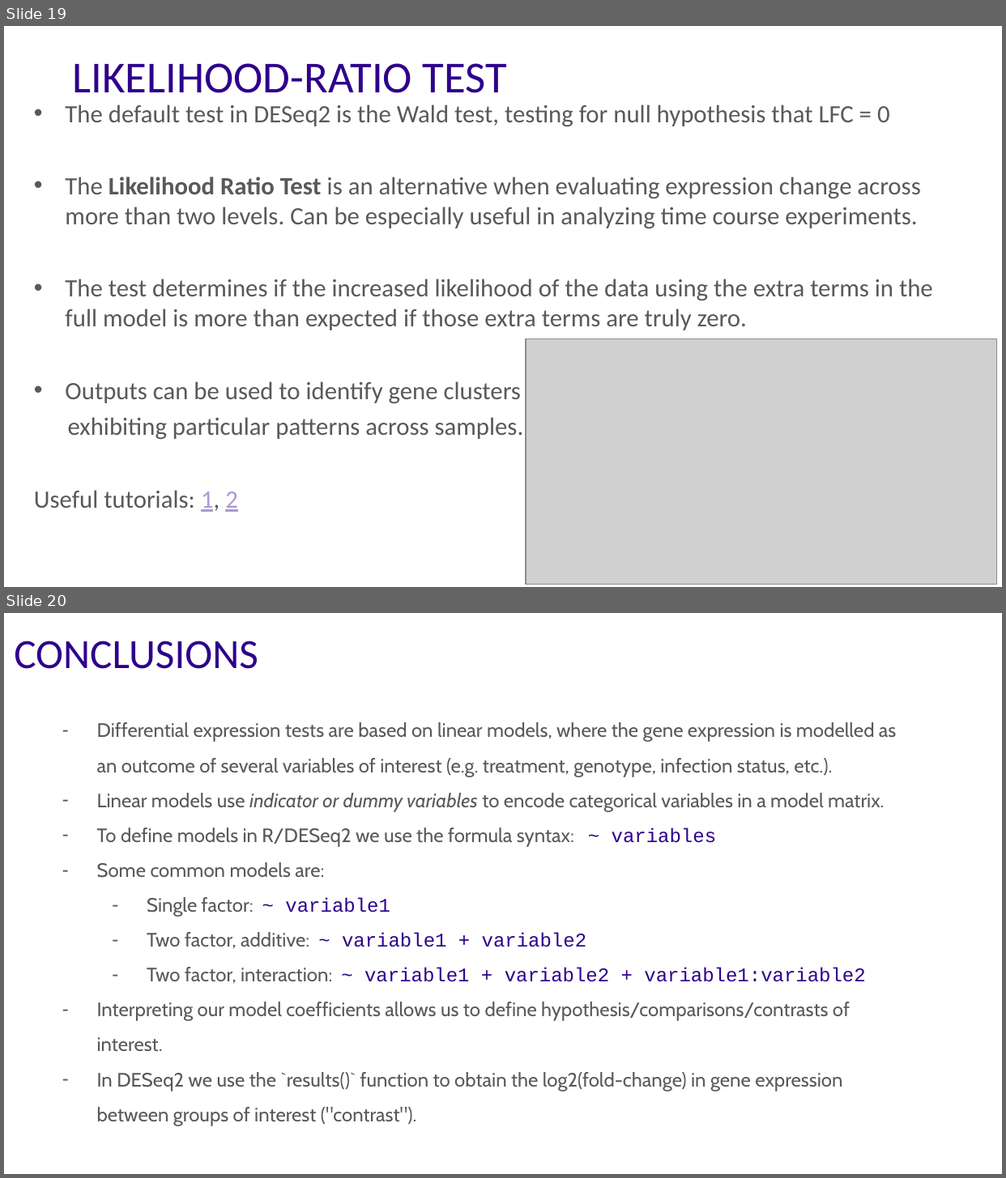
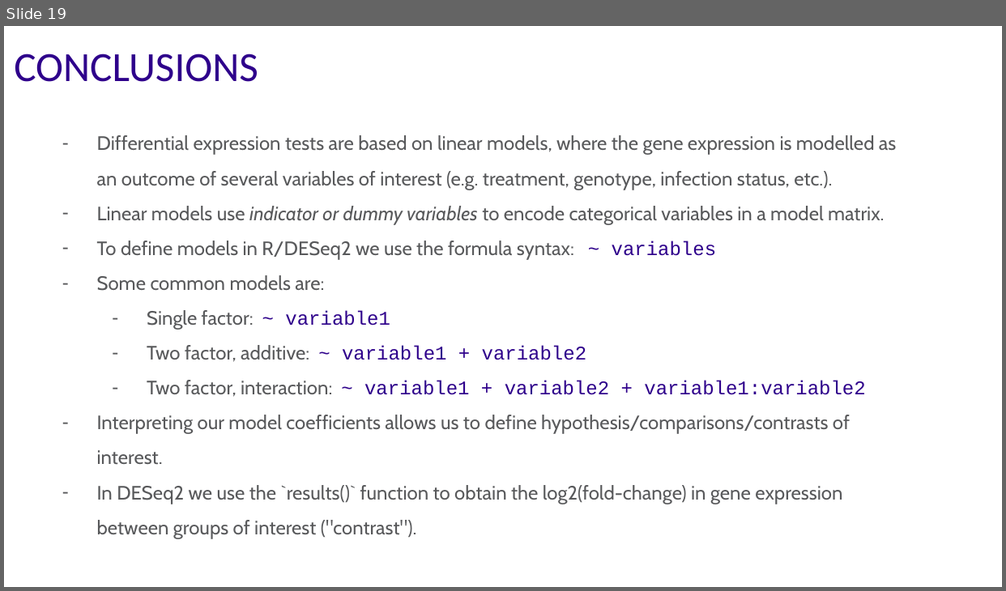
Before and after one commit to bioinformatics-core-shared-training/Bulk_RNAseq_Course_Base, a slide deck: additional_scripts_and_materials/07_Statistics_2.pptx. Shown one above the other, each under a label of ours: slides 19 and 20 before the commit, slide 19 after it. The pictures are 1006x1178 and 1006x591 pixels, drawn with LibreOffice and Linux fonts; fonts in the diff are those of the drawing; grey boxes stand for pictures. Boxes give left, top, right and bottom in pixels: in the first picture for what was removed or moved away, otherwise in the second. Text is boxed around its words. In the diff, an @@ line names an element or a change of style, - is before the commit and + after.

```diff
--- a/additional_scripts_and_materials/07_Statistics_2.pptx
+++ b/additional_scripts_and_materials/07_Statistics_2.pptx
@@ slide 19 removed at [4, 26, 1002, 587], background #FFFFFF @@
@@ title removed at [73, 63, 507, 93] @@
-LIKELIHOOD-RATIO TEST
@@ text removed at [34, 105, 933, 512] @@
-• The default test in DESeq2 is the Wald test, testing for null hypothesis that LFC = 0
-• The Likelihood Ratio Test is an alternative when evaluating expression change across more than two levels. Can be especially useful in analyzing time course experiments.
-• The test determines if the increased likelihood of the data using the extra terms in the full model is more than expected if those extra terms are truly zero.
-• Outputs can be used to identify gene clusters
-exhibiting particular patterns across samples.
-Useful tutorials: 1, 2
@@ picture removed at [526, 339, 997, 585] @@
@@ what was slide 20 is now slide 19 @@
```
Also in this commit, not shown: 1 other file.
